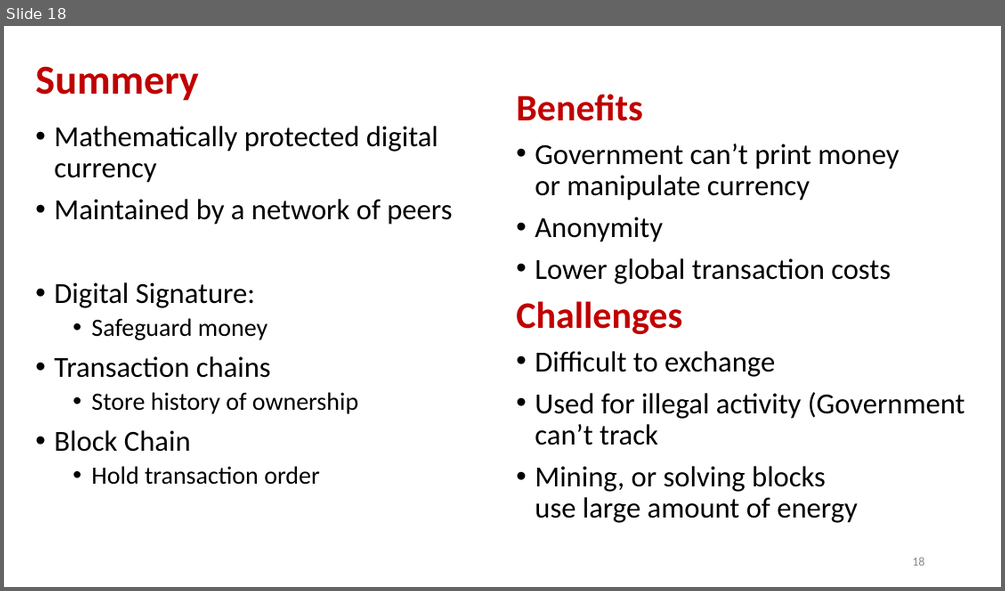
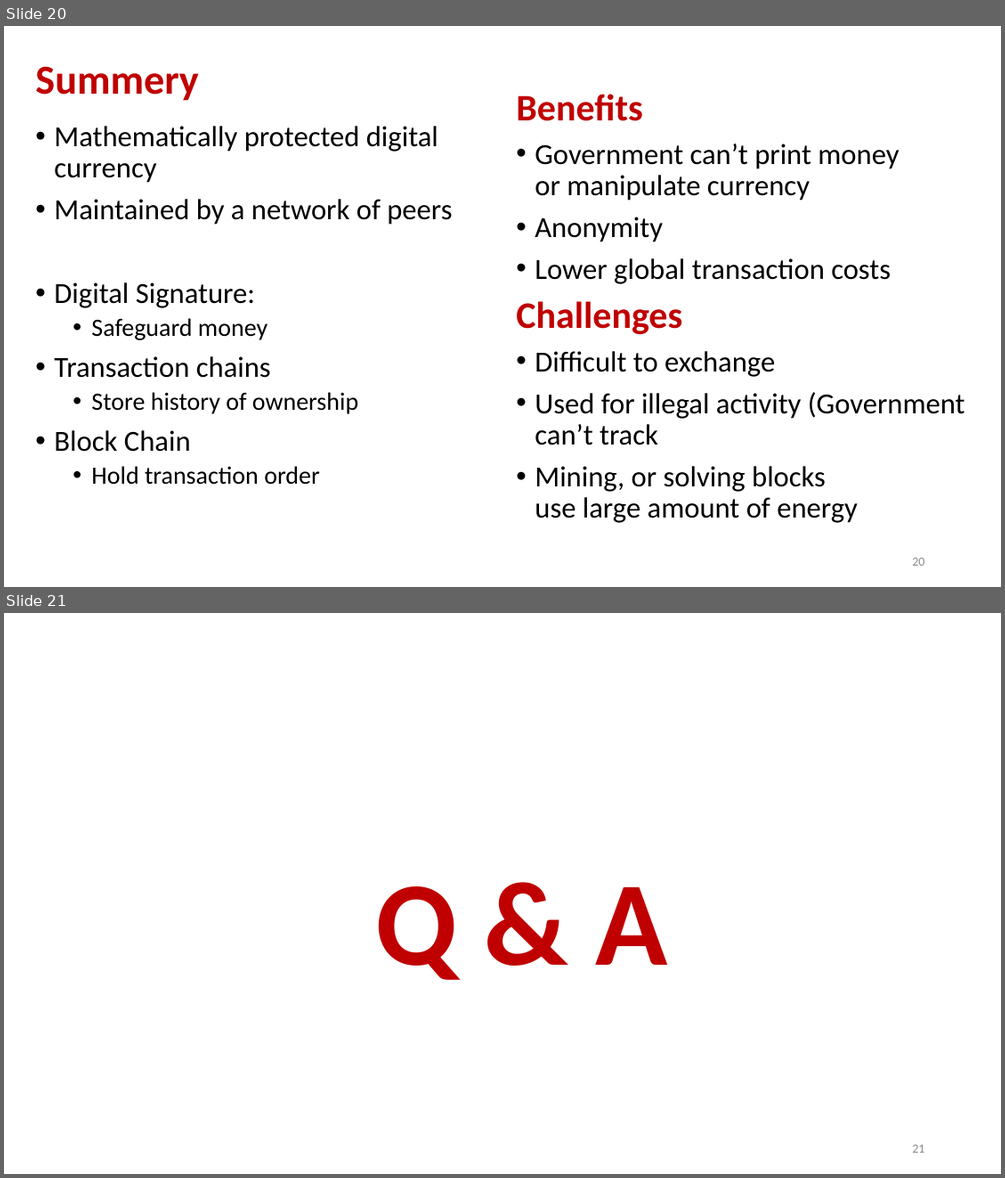
Before and after one commit to andyplusplus/blockchain, a slide deck: How Bitcoin Works Under the Hood.pptx. Shown one above the other, each under a label of ours: slide 18 before the commit, slides 20 and 21 after it. The pictures are 1005x591 and 1005x1178 pixels, drawn with LibreOffice and Linux fonts; fonts in the diff are those of the drawing. Boxes give left, top, right and bottom in pixels: in the first picture for what was removed or moved away, otherwise in the second. Text is boxed around its words. In the diff, an @@ line names an element or a change of style, - is before the commit and + after.

```diff
--- a/How Bitcoin Works Under the Hood.pptx
+++ b/How Bitcoin Works Under the Hood.pptx
@@ slide 21 added at (4, 613, 1001, 1174), background #FFFFFF @@
@@ title added at (375, 886, 668, 980), 115 pt, text #C00000, bold @@
+Q & A
@@ page number added at (912, 1144, 924, 1152), 12 pt, text #8C8C8C @@
+21
@@ what was slide 18 is now slide 20 @@
@@ page number at (912, 557, 924, 565): text changed @@
-18
+20
```
Also in this commit, not shown: 6 slides changed, 4 other slides added, 3 slides removed, 6 other files.
